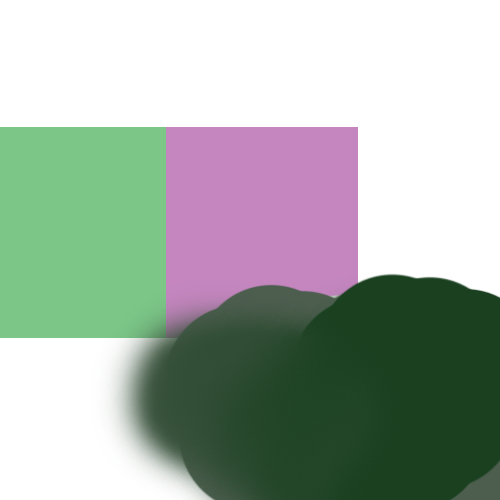
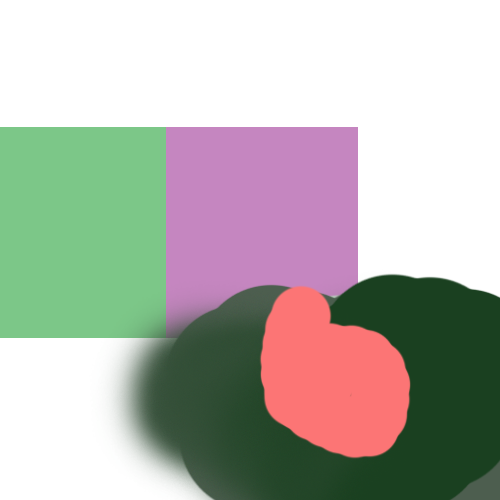
Two versions of the same layered image (500 x 500). Layer-by-layer changes:
painted on "Layer 5" over [259, 285, 411, 459]
